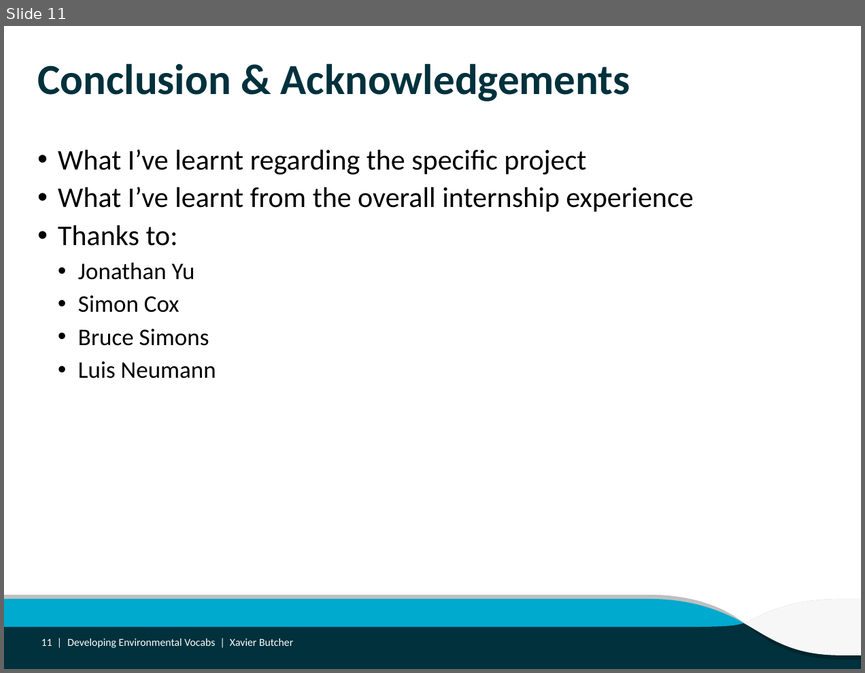
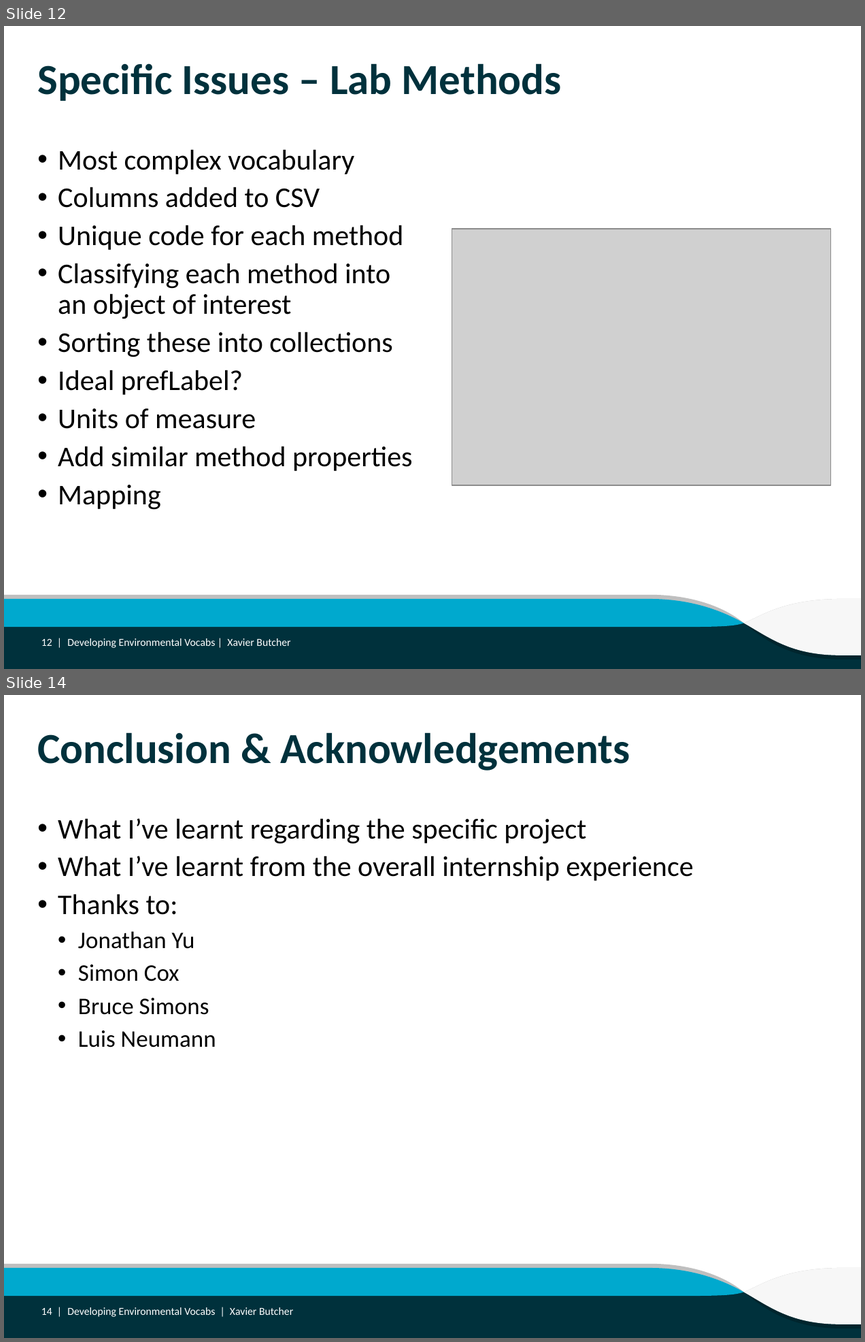
Before and after one commit to ANZSoilData/def-au-asls-substrate, a slide deck: Reports/Developing Environmental Vocabs.pptx. Shown one above the other, each under a label of ours: slide 11 before the commit, slides 12 and 14 after it; the slides between them are not shown. The pictures are 865x673 and 865x1342 pixels, drawn with LibreOffice and Linux fonts; fonts in the diff are those of the drawing; grey boxes stand for pictures; background and template pictures are left out. Boxes give left, top, right and bottom in pixels: in the first picture for what was removed or moved away, otherwise in the second. Text is boxed around its words. In the diff, an @@ line names an element or a change of style, - is before the commit and + after.

```diff
--- a/Reports/Developing Environmental Vocabs.pptx
+++ b/Reports/Developing Environmental Vocabs.pptx
@@ slide 12 added at box(4, 26, 861, 669), background #FFFFFF; not listed: 5 template elements that a slide beside it also shows @@
@@ title added at box(37, 63, 562, 101), 36 pt, text #00313C, bold @@
+Specific Issues – Lab Methods
@@ text added at box(58, 149, 412, 509), 24 pt, text #000000 @@
+• Most complex vocabulary
+• Columns added to CSV
+• Unique code for each method
+• Classifying each method into an object of interest
+• Sorting these into collections
+• Ideal prefLabel?
+• Units of measure
+• Add similar method properties
+• Mapping
@@ picture added at box(452, 228, 831, 484) @@
@@ page number added at box(41, 638, 52, 645), 9 pt, text #FFFFFF @@
+12 |
@@ text added at box(67, 638, 290, 648), 9 pt, text #FFFFFF @@
+Developing Environmental Vocabs | Xavier Butcher
@@ what was slide 11 is now slide 14 @@
@@ page number at box(41, 1308, 52, 1314): text changed @@
-11 |
+14 |
```
Also in this commit, not shown: 1 slide changed, 2 other slides added, 3 other files.
